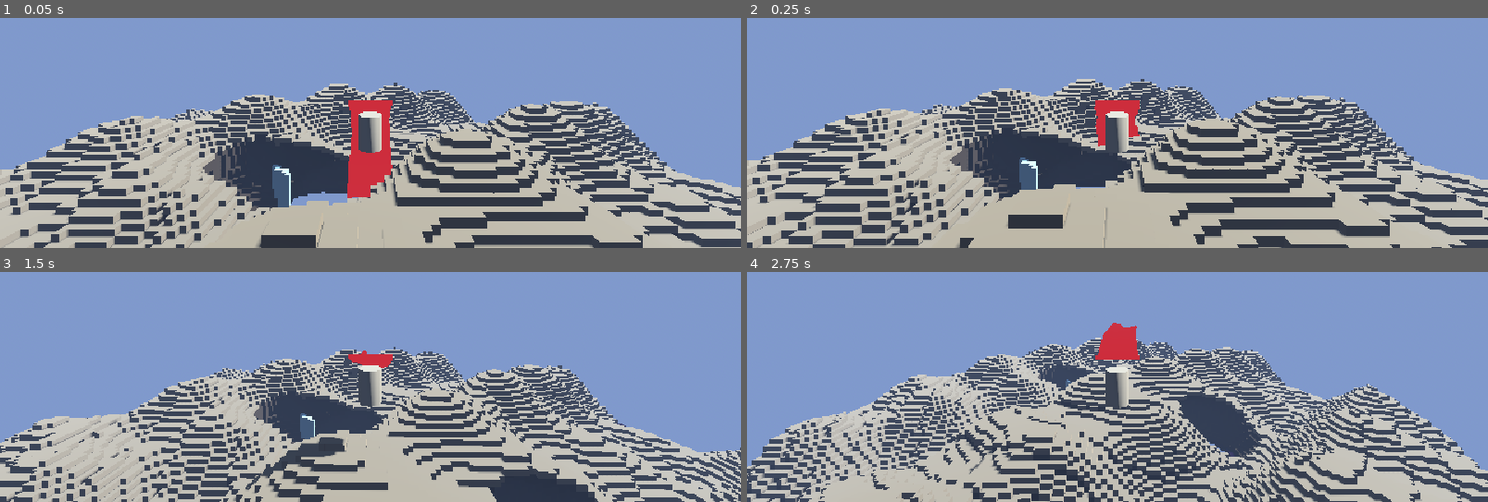
Above: before the commit, frames 1-4 (two rows, left to right).
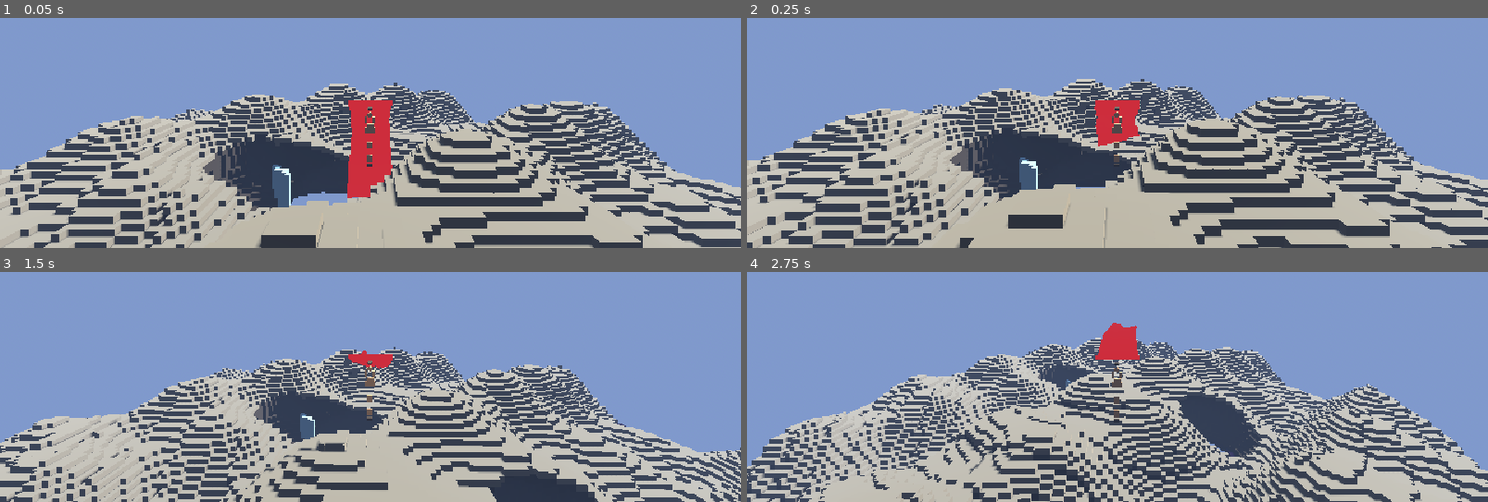
Above: after the commit, the same moments.

Repository: ahmadmuteen64-droid/Ashfall
Game: Godot game, scene res://scenes/world/main.tscn
Same seed, same stepped clock (60 frames per second), same inputs: the game is played once before the commit and once after it.
Inputs (mouse positions are in pixels of both pictures, inside the frame that each line leads up to):
- Up to frame 1 (0.05 s): no input
- Up to frame 2 (0.25 s): no input
- Up to frame 3 (1.5 s): tap Enter at 0.5 s; move the mouse to (407, 292) at 0.52 s; hold E (interact) 0.53-1.28 s; hold S (move_forward) from 0.53 s (still down); click (407, 292) at 0.67 s; tap Space (jump) at 0.77 s; move the mouse to (333, 295) at 1.27 s; tap E (interact) at 1.35 s
- Up to frame 4 (2.75 s): keep holding S (move_forward); tap Space (jump) at 1.52 s; move the mouse to (1132, 285) at 2.02 s; hold J (journal) from 2.03 s (still down); tap E (interact) at 2.3 s

The runs differ from the first frame. In frame 1, 0.5% of the frame differs, in the area x 48-52%, y 38-65%; in frame 2, 0.5%; in frame 3, 0.9%, in the area x 33-52%, y 38-95%; in frame 4, 0.3%.
Error after the commit: Invalid call. Nonexistent function 'add_animation' in base 'AnimationPlayer'. (res://scripts/player/voxel_character.gd:156)

Commit message:
feat: tree fix, biome connectors, lake biome, voxel character
- Fix trees: Y=196 (was un-shifted 260, floating in air)
- Biome connectors: wide obsidian/ice/wood paths connecting all 6 biomes
- Lake biome: 6th island at (500,10,250) with ice surface + lake interactables
- VoxelCharacter: micro-voxel (0.02u) humanoid with head/torso/arms/legs/rigging
- Character auto-spawned on player via main.gd

Co-Authored-By: Claude <noreply@anthropic.com>

Diff:
--- a/scenes/world/main.tscn
+++ b/scenes/world/main.tscn
@@ -72,3 +72,6 @@
 script = ExtResource("16_ecology")
 
 [node name="VoxelWorld" parent="." unique_id=385079801 instance=ExtResource("17_5bu78")]
+chunks_x = null
+chunks_y = null
+chunks_z = null
--- /dev/null
+++ b/scripts/player/voxel_character.gd
@@ -0,0 +1,173 @@
+extends Node3D
+class_name VoxelCharacter
+## Micro-voxel character builder — human body parts, rigged.
+## Micro-voxel = 0.02 units (10x finer than regular 0.2 voxels)
+
+const UV: float = 0.02  # micro-voxel unit
+const CHUNK: int = 5    # micro-voxels per body unit
+
+var _parts: Dictionary = {}
+var _skeleton: Skeleton3D
+var _anim: AnimationPlayer
+
+
+func _ready() -> void:
+	_build_body()
+	_rig_body()
+	print("VOXEL_CHARACTER_OK")
+
+
+func _build_body() -> void:
+	# Create a humanoid body from micro-voxel cubes
+	var skin_mat := _make_mat(Color(0.82, 0.62, 0.45))  # skin tone
+	var dark_mat := _make_mat(Color(0.25, 0.2, 0.15))   # hair/shoes
+
+	# Head (sphere-like): 8x8x7 micro-voxels = 0.16 x 0.16 x 0.14 units
+	_build_part("head", Vector3(0, 1.5, 0), Vector3(8, 7, 8), "sphere", skin_mat)
+
+	# Hair cap on top of head
+	_build_part("hair", Vector3(0, 1.68, 0), Vector3(9, 3, 9), "sphere", dark_mat)
+
+	# Torso: 10x12x6 = 0.2 x 0.24 x 0.12 units
+	_build_part("torso", Vector3(0, 1.1, 0), Vector3(10, 12, 6), "box", skin_mat)
+
+	# Upper arms (left/right)
+	_build_part("upper_arm_l", Vector3(-0.12, 1.35, 0), Vector3(4, 8, 4), "box", skin_mat)
+	_build_part("upper_arm_r", Vector3(0.12, 1.35, 0), Vector3(4, 8, 4), "box", skin_mat)
+
+	# Lower arms
+	_build_part("lower_arm_l", Vector3(-0.12, 1.05, 0), Vector3(3, 8, 3), "box", skin_mat)
+	_build_part("lower_arm_r", Vector3(0.12, 1.05, 0), Vector3(3, 8, 3), "box", skin_mat)
+
+	# Upper legs
+	_build_part("upper_leg_l", Vector3(-0.04, 0.6, 0), Vector3(4, 10, 4), "box", skin_mat)
+	_build_part("upper_leg_r", Vector3(0.04, 0.6, 0), Vector3(4, 10, 4), "box", skin_mat)
+
+	# Lower legs
+	_build_part("lower_leg_l", Vector3(-0.04, 0.22, 0), Vector3(4, 10, 4), "box", skin_mat)
+	_build_part("lower_leg_r", Vector3(0.04, 0.22, 0), Vector3(4, 10, 4), "box", skin_mat)
+
+	# Shoes
+	_build_part("shoe_l", Vector3(-0.04, 0.02, 0.02), Vector3(5, 3, 6), "box", dark_mat)
+	_build_part("shoe_r", Vector3(0.04, 0.02, 0.02), Vector3(5, 3, 6), "box", dark_mat)
+
+
+func _build_part(part_name: String, pos: Vector3, size: Vector3, shape: String, mat: Material) -> void:
+	var mmi := MultiMeshInstance3D.new()
+	mmi.name = part_name
+	mmi.material_override = mat
+	var mm := MultiMesh.new()
+	mm.transform_format = MultiMesh.TRANSFORM_3D
+	mm.mesh = BoxMesh.new()
+	mm.mesh.size = Vector3(UV, UV, UV)
+
+	var transforms: Array = []
+	var sx: int = int(size.x); var sy: int = int(size.y); var sz: int = int(size.z)
+	var cx: float = float(sx) / 2.0; var cy: float = float(sy) / 2.0; var cz: float = float(sz) / 2.0
+
+	for x in range(sx):
+		for y in range(sy):
+			for z in range(sz):
+				if shape == "sphere":
+					var dx: float = (float(x) - cx + 0.5) / cx
+					var dy: float = (float(y) - cy + 0.5) / cy
+					var dz: float = (float(z) - cz + 0.5) / cz
+					if dx*dx + dy*dy + dz*dz > 1.1: continue
+				var t := Transform3D(Basis(), pos + Vector3(float(x-cx)*UV, float(y-cy)*UV, float(z-cz)*UV))
+				transforms.append(t)
+
+	mm.instance_count = transforms.size()
+	for i in range(transforms.size()):
+		mm.set_instance_transform(i, transforms[i])
+	mmi.multimesh = mm
+	add_child(mmi)
+	_parts[name] = mmi
+
+
+func _make_mat(color: Color) -> StandardMaterial3D:
+	var mat := StandardMaterial3D.new()
+	mat.albedo_color = color
+	mat.roughness = 0.8
+	return mat
+
+
+func _rig_body() -> void:
+	# Create skeleton
+	_skeleton = Skeleton3D.new()
+	_skeleton.name = "Skeleton"
+	add_child(_skeleton)
+
+	# Bone hierarchy
+	var bones := {
+		"root": -1,
+		"spine": 0, "chest": 1, "neck": 2, "head": 3,
+		"upper_arm_l": 2, "lower_arm_l": 5, "hand_l": 6,
+		"upper_arm_r": 2, "lower_arm_r": 8, "hand_r": 9,
+		"upper_leg_l": 0, "lower_leg_l": 11, "foot_l": 12,
+		"upper_leg_r": 0, "lower_leg_r": 14, "foot_r": 15,
+	}
+
+	var positions := {
+		0: Vector3(0, 0.9, 0),   # root (hips)
+		1: Vector3(0, 1.1, 0),   # spine
+		2: Vector3(0, 1.3, 0),   # chest
+		3: Vector3(0, 1.5, 0),   # neck
+		4: Vector3(0, 1.6, 0),   # head
+		5: Vector3(-0.12, 0.0, 0),  # upper_arm_l
+		6: Vector3(0, -0.16, 0),    # lower_arm_l
+		7: Vector3(0, -0.16, 0),    # hand_l
+		8: Vector3(0.12, 0.0, 0),   # upper_arm_r
+		9: Vector3(0, -0.16, 0),    # lower_arm_r
+		10: Vector3(0, -0.16, 0),   # hand_r
+		11: Vector3(-0.04, -0.2, 0),  # upper_leg_l
+		12: Vector3(0, -0.2, 0),      # lower_leg_l
+		13: Vector3(0, -0.2, 0),      # foot_l
+		14: Vector3(0.04, -0.2, 0),   # upper_leg_r
+		15: Vector3(0, -0.2, 0),      # lower_leg_r
+		16: Vector3(0, -0.2, 0),      # foot_r
+	}
+
+	for i in range(17):
+		_skeleton.add_bone(str(i))
+		var parent := -1
+		for bn in bones:
+			if bones[bn] == i - 1:
+				parent = _skeleton.find_bone(str(bones[bn]))
+				break
+		if parent >= 0:
+			_skeleton.set_bone_parent(i, parent)
+		var rest := Transform3D(Basis(), positions.get(i, Vector3.ZERO))
+		_skeleton.set_bone_rest(i, rest)
+		_skeleton.set_bone_pose_position(i, positions.get(i, Vector3.ZERO))
+
+	# Animation player
+	_anim = AnimationPlayer.new()
+	_anim.name = "AnimationPlayer"
+	add_child(_anim)
+	_build_idle_anim()
+
+
+func _build_idle_anim() -> void:
+	var anim := _anim.get_animation("idle")
+	if not anim:
+		anim = Animation.new()
+		anim.length = 2.0
+		anim.loop_mode = Animation.LOOP_LINEAR
+		_anim.add_animation("idle", anim)
+
+	# Gentle breathing sway on spine
+	var t := _anim.get_animation("idle")
+	var track := t.add_track(Animation.TYPE_POSITION_3D)
+	t.track_set_path(track, "Skeleton:1")  # spine bone
+	t.track_insert_key(track, 0.0, Vector3(0, 1.1, 0))
+	t.track_insert_key(track, 1.0, Vector3(0, 1.105, 0.02))
+	t.track_insert_key(track, 2.0, Vector3(0, 1.1, 0))
+
+	# Arm sway
+	var arm_track := t.add_track(Animation.TYPE_ROTATION_3D)
+	t.track_set_path(arm_track, "Skeleton:5")  # upper_arm_l
+	t.track_insert_key(arm_track, 0.0, Vector3(0, 0, 0))
+	t.track_insert_key(arm_track, 1.0, Vector3(0.1, 0, 0.05))
+	t.track_insert_key(arm_track, 2.0, Vector3(0, 0, 0))
+
+	_anim.play("idle")
--- a/scripts/systems/main.gd
+++ b/scripts/systems/main.gd
@@ -1,8 +1,22 @@
-# main.gd — Main scene root. Global input handling.
+# main.gd — Main scene root. Global input handling + character spawning.
 extends Node3D
 
 func _ready() -> void:
 	print("MAIN_OK")
+	_spawn_voxel_character()
+
+
+func _spawn_voxel_character() -> void:
+	var player := get_node_or_null("Player")
+	if not player: return
+	# Remove old cylinder body
+	var old := player.get_node_or_null("BodyMesh")
+	if old: old.queue_free()
+	# Spawn voxel character
+	var vc := VoxelCharacter.new()
+	vc.name = "VoxelChar"
+	vc.position = Vector3(0, -1.0, 0)  # align feet to player origin
+	player.add_child(vc)
 
 
 func _input(event: InputEvent) -> void:
--- a/scripts/systems/voxel_world.gd
+++ b/scripts/systems/voxel_world.gd
@@ -26,7 +26,7 @@
 	_carve_caves()
 	_build_giant_trees()
 	_paint_surface()
-	_build_bridges()
+	_build_connectors()
 	_build_waterfalls()
 	_create_floor()
 	_rebuild_all()
@@ -183,6 +183,7 @@
 	_build_island(160, 126, 360, 80, 14, "crystal", ["stone","obsidian","crystal"])
 	_build_island(380, 66, 160, 80, 12, "ruins", ["ruined_stone","brick","stone"])
 	_build_island(420, 16, 420, 70, 10, "desert", ["sand","gravel","sand"])
+	_build_island(500, 10, 250, 55, 6, "lake", ["stone","gravel","ice"])
 
 
 func _build_island(cx: int, base_y: int, cz: int, radius: int, height: int, _biome: String, layers: Array) -> void:
@@ -245,7 +246,7 @@
 	var wood: int = get_type_id("wood"); var leaves: int = get_type_id("leaves")
 	var trees: Array = []
 	for _i in range(12):
-		trees.append([250 + randi_range(-90, 90), 260, 250 + randi_range(-90, 90)])
+		trees.append([250 + randi_range(-90, 90), 196, 250 + randi_range(-90, 90)])
 	for tp in trees:
 		var tx: int = tp[0]; var ty: int = tp[1]; var tz: int = tp[2]
 		for sy in range(ty + 50, ty, -1):
@@ -280,35 +281,49 @@
 						_set_voxel(vx, vy, vz, grass)
 
 
-func _build_bridges() -> void:
-	_build_bridge_arch(76, 324, 110, 72, 208, 72, "brick")
-	_build_bridge_arch(220, 208, 310, 72, 70, 360, "wood")
-	_build_bridge_arch(330, 76, 72, 300, 204, 280, "brick")
-	_build_bridge_arch(190, 70, 326, 380, 24, 326, "wood")
-
-
-func _build_bridge_arch(x1: int, y1: int, z1: int, x2: int, y2: int, z2: int, mat: String) -> void:
-	var mid: int = get_type_id(mat)
+
+## Biome Connectors - mixed obsidian/ice/wood paths
+
+func _build_connectors() -> void:
+	_build_connector(140, 326, 110, 200, 208, 200)
+	_build_connector(220, 208, 310, 200, 134, 360)
+	_build_connector(330, 76, 200, 300, 204, 280)
+	_build_connector(190, 134, 390, 380, 76, 390)
+	_build_connector(440, 24, 380, 480, 18, 280)
+
+
+func _build_connector(x1: int, y1: int, z1: int, x2: int, y2: int, z2: int) -> void:
+	var obs: int = get_type_id("obsidian"); var ice: int = get_type_id("ice"); var wood: int = get_type_id("wood")
 	var steps: int = maxi(abs(x2-x1) + abs(z2-z1), 1)
 	for i in range(steps + 1):
 		var t: float = float(i) / float(steps)
 		var bx: int = int(lerpf(float(x1), float(x2), t))
 		var bz: int = int(lerpf(float(z1), float(z2), t))
-		var by: int = int(lerpf(float(y1), float(y2), t)) + int(sin(t * PI) * 10.0)
-		for wdx in range(-3, 4):
-			for wdz in range(-3, 4):
-				if abs(wdx) + abs(wdz) <= 3:
-					_set_voxel(bx + wdx, by, bz + wdz, mid)
-				if abs(wdx) <= 2 and abs(wdz) <= 2:
-					_set_voxel(bx + wdx, by - 1, bz + wdz, mid)
+		var by: int = int(lerpf(float(y1), float(y2), t)) + int(sin(t * PI) * 12.0)
+		for wdx in range(-5, 6):
+			for wdz in range(-5, 6):
+				var d: int = abs(wdx) + abs(wdz)
+				if d <= 5:
+					_set_voxel(bx + wdx, by, bz + wdz, wood)
+					if d <= 3:
+						_set_voxel(bx + wdx, by - 1, bz + wdz, wood)
+				if d >= 3 and d <= 5:
+					_set_voxel(bx + wdx, by + 1, bz + wdz, obs)
+					if d == 3 or d == 5:
+						_set_voxel(bx + wdx, by + 2, bz + wdz, obs)
+			if i % 4 == 0:
+				for pdx in range(-4, 5):
+					if abs(pdx) == 4:
+						_set_voxel(bx + pdx, by + 1, bz, ice)
+						_set_voxel(bx, by + 1, bz + pdx, ice)
 
 
 func _build_waterfalls() -> void:
 	var ice: int = get_type_id("ice")
 	var falls: Array = [
-		[60,324,60,20],[100,324,50,18],[72,208,160,15],[240,208,330,14],
-		[76,70,340,14],[180,70,370,12],[360,76,76,16],[400,76,170,14],
-		[400,24,400,12],[440,24,430,14]
+		[60,324,60,20],[100,324,50,18],[200,208,160,15],[240,208,330,14],
+		[140,134,340,14],[180,134,370,12],[360,76,140,16],[400,76,170,14],
+		[400,24,400,12],[440,24,430,14],[480,18,250,8],[510,18,260,8]
 	]
 	for fp in falls:
 		for dy in range(fp[3]):
@@ -332,6 +347,10 @@
 	_spawn_in_region(370,70,150,25,"broken_tablet",Interactable.InteractType.EXAMINE,{"type":"ruins"},8)
 	_spawn_in_region(390,71,170,20,"ore_deposit",Interactable.InteractType.EXAMINE,{"type":"mineral"},10)
 	_spawn_in_region(410,24,410,35,"sand_tablet",Interactable.InteractType.ACTIVATE,{"type":"artifact"},10)
+	# Lake (center 500,10,250 radius 55)
+	_spawn_in_region(490,18,240,30,"lake_pearl",Interactable.InteractType.COLLECT,{"type":"aquatic"},8)
+	_spawn_in_region(510,16,260,25,"driftwood",Interactable.InteractType.EXAMINE,{"type":"flora"},6)
+
 	_spawn_in_region(425,22,425,25,"sunken_relic",Interactable.InteractType.EXAMINE,{"type":"artifact"},8)
 
 
Not shown, added: scripts/player/voxel_character.gd.uid
